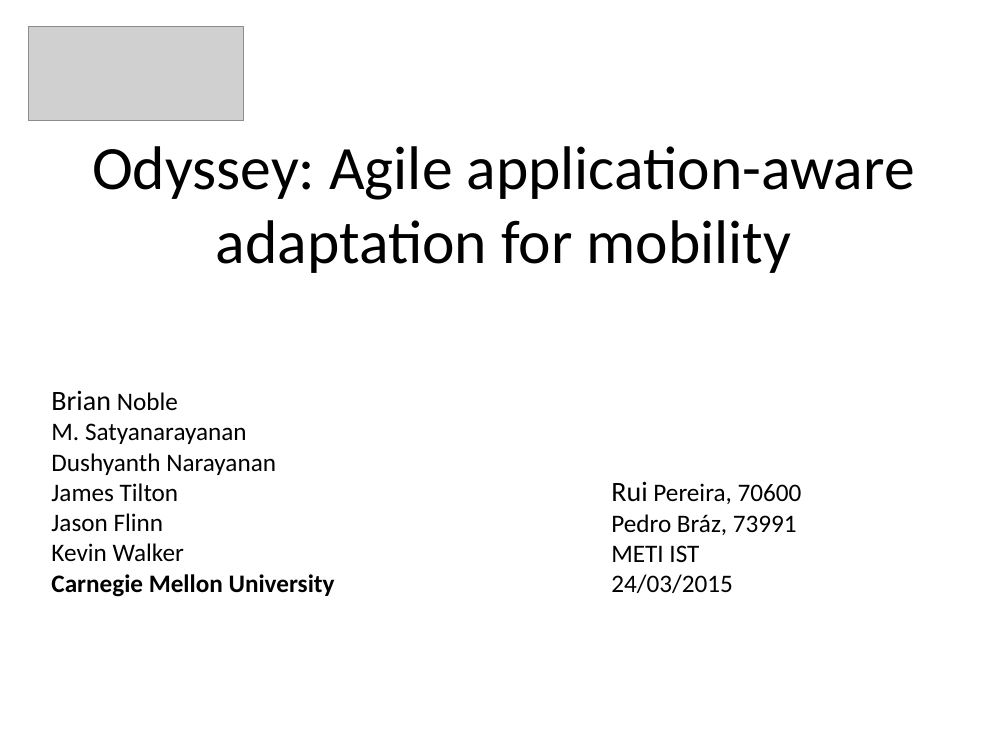
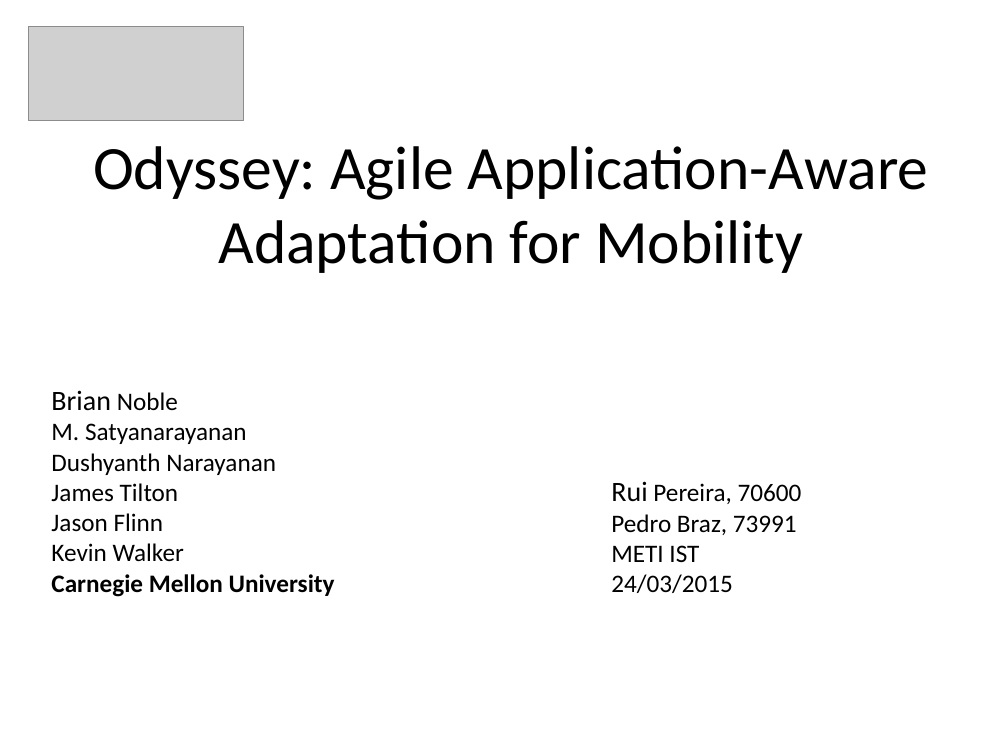
Before and after one commit to PeBraz/AirDesk, a slide deck: slide 1 of paper-presentation/cmov-presentation.pptx. Drawn at 1008x756 pixels with LibreOffice and Linux fonts; fonts in the diff are those of the drawing; grey boxes stand for pictures. Boxes give left, top, right and bottom in pixels: in the first picture for what was removed or moved away, otherwise in the second. Text is boxed around its words. In the diff, an @@ line names an element or a change of style, - is before the commit and + after.

```diff
--- a/paper-presentation/cmov-presentation.pptx
+++ b/paper-presentation/cmov-presentation.pptx
@@ title at box(93, 146, 929, 273): text changed @@
-Odyssey: Agile application-aware adaptation for mobility
+Odyssey: Agile Application-Aware Adaptation for Mobility
@@ text at box(611, 514, 797, 535): text changed @@
-Pedro Bráz, 73991
+Pedro Braz, 73991
```
Also in this commit, not shown: 4 other slides changed.
